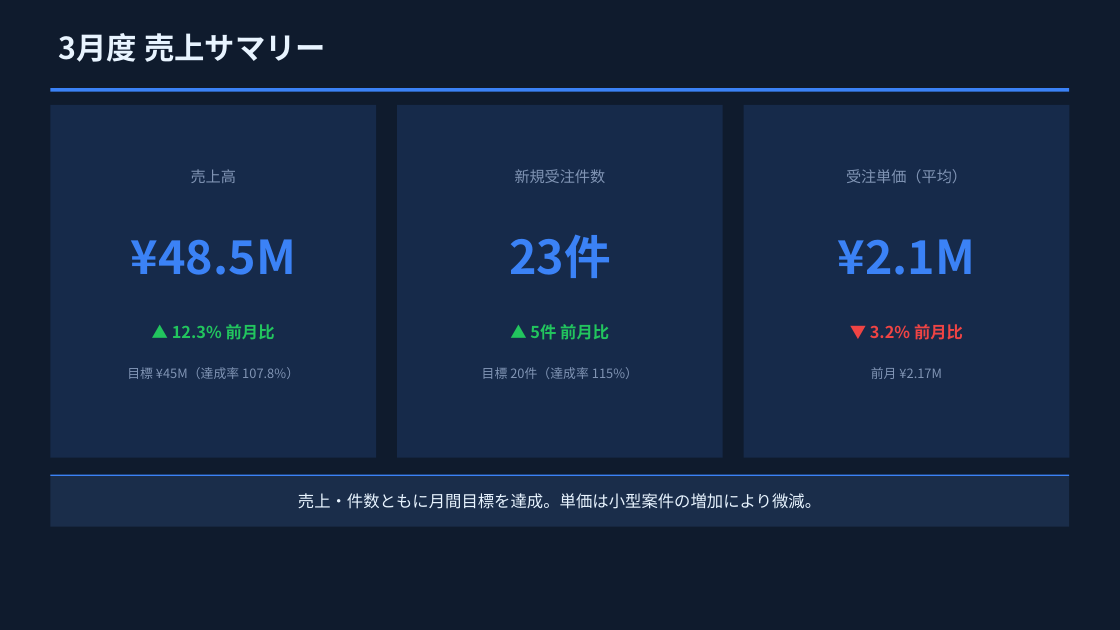
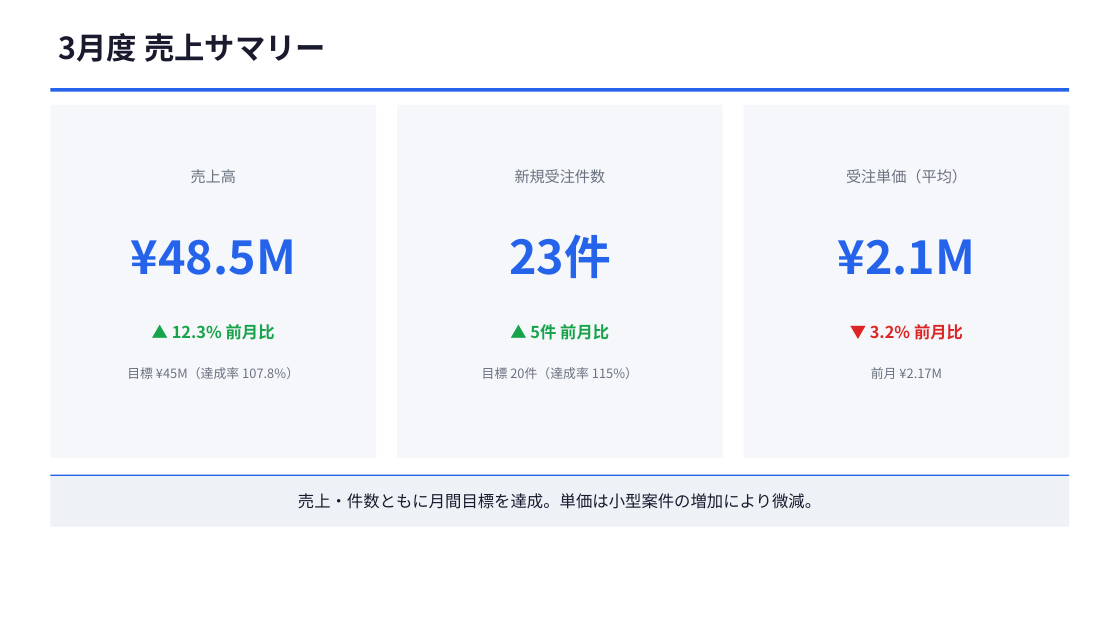
Before and after one commit to horihorihorihorichiz/-, a slide deck: slide 2 of slides/exports/sales-meeting.pptx. Drawn at 1120x630 pixels with LibreOffice and Linux fonts; fonts in the diff are those of the drawing. Boxes give left, top, right and bottom in pixels: in the first picture for what was removed or moved away, otherwise in the second. Text is boxed around its words. In the diff, an @@ line names an element or a change of style, - is before the commit and + after.

```diff
--- a/slides/exports/sales-meeting.pptx
+++ b/slides/exports/sales-meeting.pptx
@@ background #0F1B2D to #FFFFFF @@
@@ text "3月度 売上サマリー" at (x1=59, y1=33, x2=326, y2=62): text colour #E8F4FF to #1A1A2E @@
@@ rectangle at (x1=50, y1=88, x2=1070, y2=92): fill #3B82F6 to #2563EB @@
@@ fill #162A4A to #F5F7FA in 3 elements at (x1=50, y1=105, x2=376, y2=458), (x1=397, y1=105, x2=723, y2=458), (x1=744, y1=105, x2=1070, y2=458) @@
@@ text colour #3B82F6 to #2563EB in 3 elements at (x1=131, y1=239, x2=296, y2=275), (x1=509, y1=234, x2=611, y2=278), (x1=838, y1=239, x2=976, y2=275) @@
@@ text "▲ 12.3% 前月比" at (x1=172, y1=324, x2=275, y2=340): text colour #22C55E to #16A34A @@
@@ text "▲ 5件 前月比" at (x1=530, y1=324, x2=609, y2=340): text colour #22C55E to #16A34A @@
@@ text "▼ 3.2% 前月比" at (x1=870, y1=324, x2=963, y2=340): text colour #EF4444 to #DC2626 @@
@@ text colour #8094B4 to #6B7280 in 6 elements at (x1=191, y1=169, x2=236, y2=183), (x1=127, y1=367, x2=299, y2=379), (x1=515, y1=169, x2=606, y2=183), (x1=482, y1=367, x2=638, y2=379), (x1=846, y1=169, x2=967, y2=183), (x1=871, y1=367, x2=942, y2=379) @@
@@ rectangle at (x1=50, y1=475, x2=1070, y2=476): fill #3B82F6 to #2563EB @@
@@ rectangle at (x1=50, y1=475, x2=1070, y2=527): fill #1A2D4A to #EEF2F7 @@
@@ text "売上・件数ともに月間目標を達成。単価は小型案件の増加により微減。" at (x1=298, y1=493, x2=821, y2=509): text colour #E8F4FF to #1A1A2E @@
```
Also in this commit, not shown: 5 other slides changed, 3 other files.
